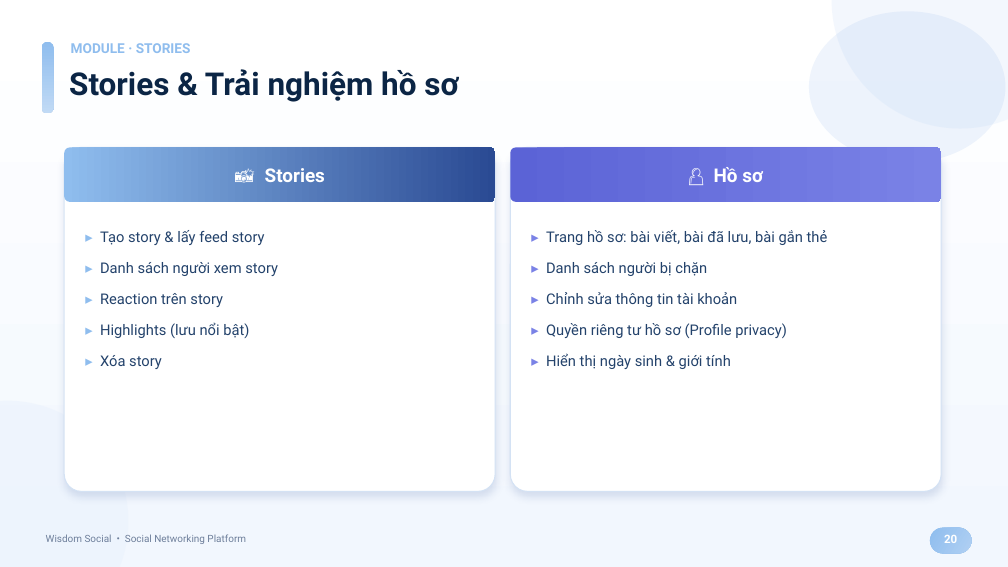
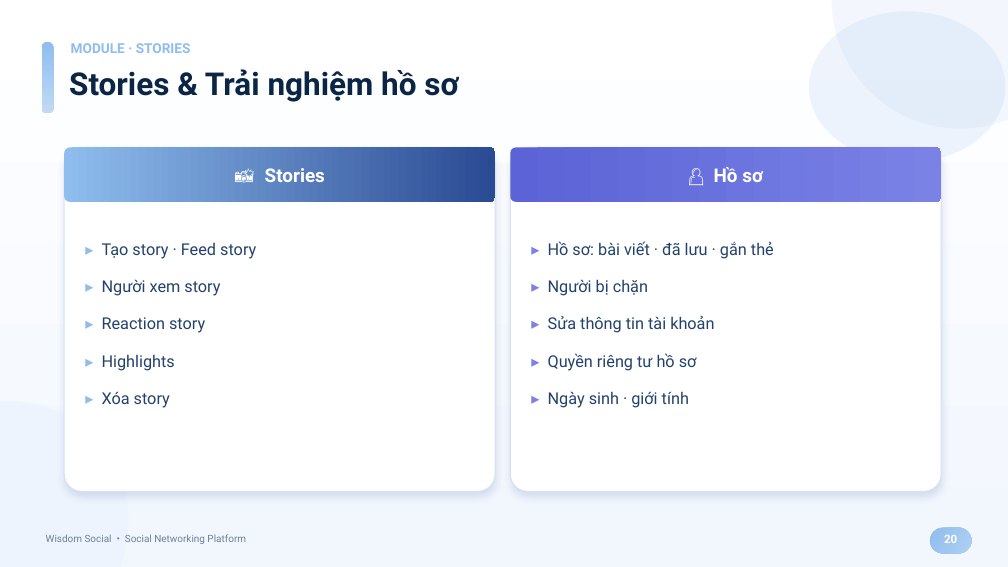
Before and after one commit to HuuThai2910/wisdom-social, a slide deck: slide 20 of Wisdom_Social_Presentation.pptx. Drawn at 1008x567 pixels with LibreOffice and Linux fonts; fonts in the diff are those of the drawing. Boxes give left, top, right and bottom in pixels: in the first picture for what was removed or moved away, otherwise in the second. Text is boxed around its words. In the diff, an @@ line names an element or a change of style, - is before the commit and + after.

```diff
--- a/Wisdom_Social_Presentation.pptx
+++ b/Wisdom_Social_Presentation.pptx
@@ text "▸ Tạo story · Feed ...": place and size @@
-text "▸ Tạo story · Feed ..." at (100,230,278,369)
+text "▸ Tạo story · Feed ..." at (102,243,256,408)
@@ text at (102,243,256,371): text changed; size 14 to 15.5 pt @@
-▸ Tạo story & lấy feed story
-▸ Danh sách người xem story
-▸ Reaction trên story
-▸ Highlights (lưu nổi bật)
+▸ Tạo story · Feed story
+▸ Người xem story
+▸ Reaction story
+▸ Highlights
@@ text at (548,241,774,408): text changed; size 14 to 15.5 pt @@
-▸ Trang hồ sơ: bài viết, bài đã lưu, bài gắn thẻ
-▸ Danh sách người bị chặn
-▸ Chỉnh sửa thông tin tài khoản
-▸ Quyền riêng tư hồ sơ (Profile privacy)
-▸ Hiển thị ngày sinh & giới tính
+▸ Hồ sơ: bài viết · đã lưu · gắn thẻ
+▸ Người bị chặn
+▸ Sửa thông tin tài khoản
+▸ Quyền riêng tư hồ sơ
+▸ Ngày sinh · giới tính
@@ text at (102,391,170,408): size 14 to 15.5 pt in "▸ Xóa story"; more space between paragraphs @@
```
Also in this commit, not shown: 21 other slides changed, 1 other file.
